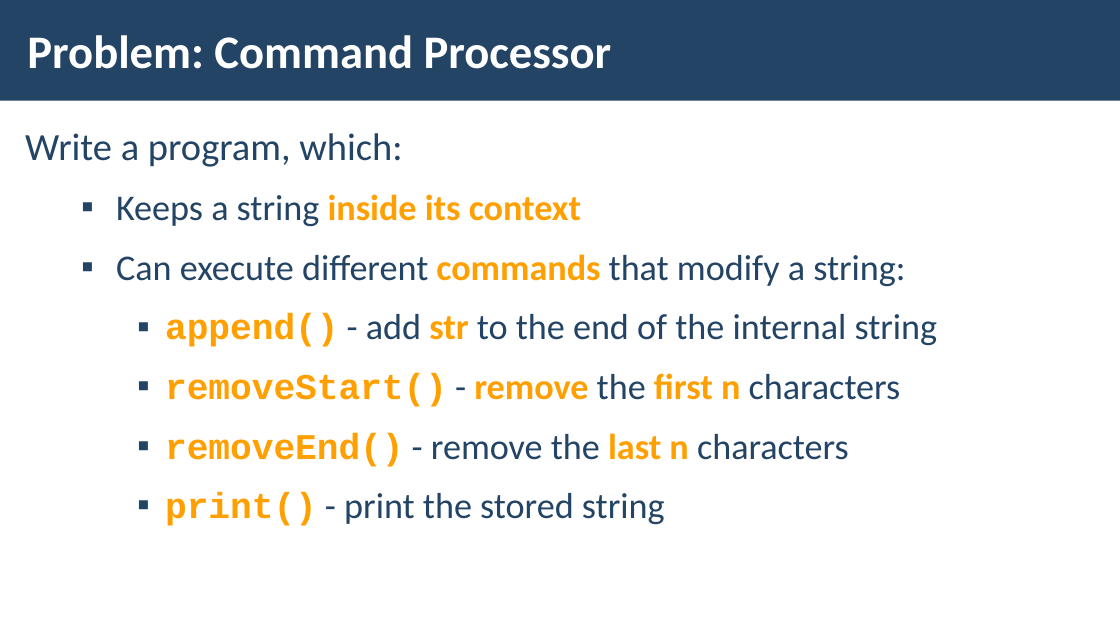
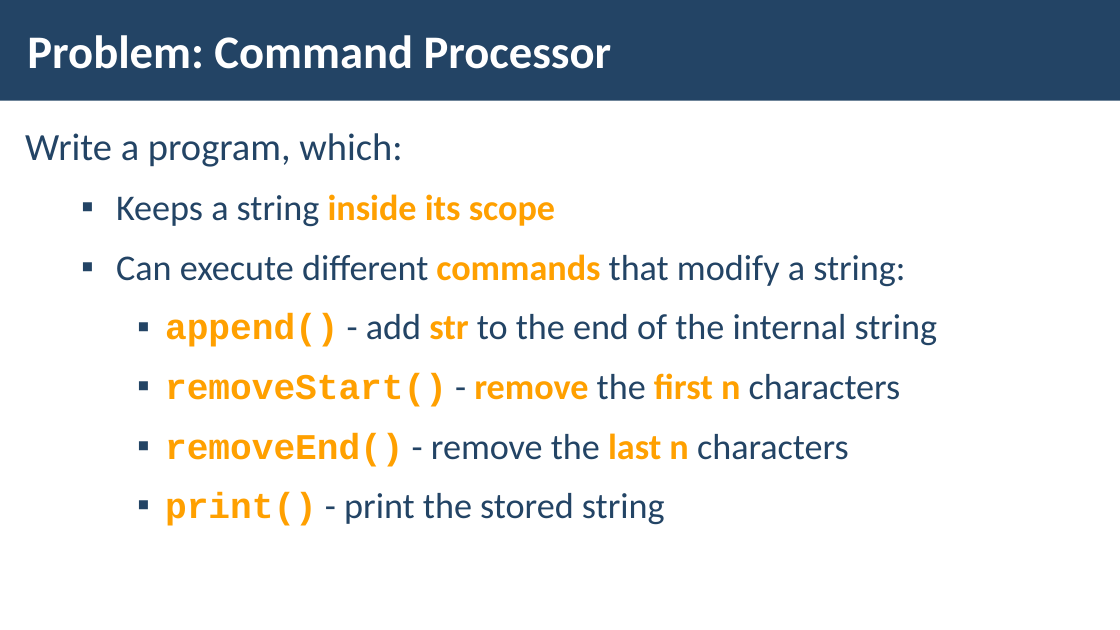
Before and after one commit to ErayErol/Software-University-Courses, a slide deck: slide 21 of JS Advanced - 2019.09.16/04. Advanced Functions/LAB/JS-Advanced-Advanced-Functions.pptx (slide 23 before the commit). Drawn at 1120x630 pixels with LibreOffice and Linux fonts; fonts in the diff are those of the drawing; background and template pictures are left out. Boxes give left, top, right and bottom in pixels: in the first picture for what was removed or moved away, otherwise in the second. Text is boxed around its words. In the diff, an @@ line names an element or a change of style, - is before the commit and + after.

```diff
--- a/JS Advanced - 2019.09.16/04. Advanced Functions/LAB/JS-Advanced-Advanced-Functions.pptx
+++ b/JS Advanced - 2019.09.16/04. Advanced Functions/LAB/JS-Advanced-Advanced-Functions.pptx
@@ text at (116,194,555,227): text changed @@
-  ▪ Keeps a string inside its context
+  ▪ Keeps a string inside its scope
```
Also in this commit, not shown: 14 other slides changed, 6 slides added, 20 slides removed, 3 other files.
